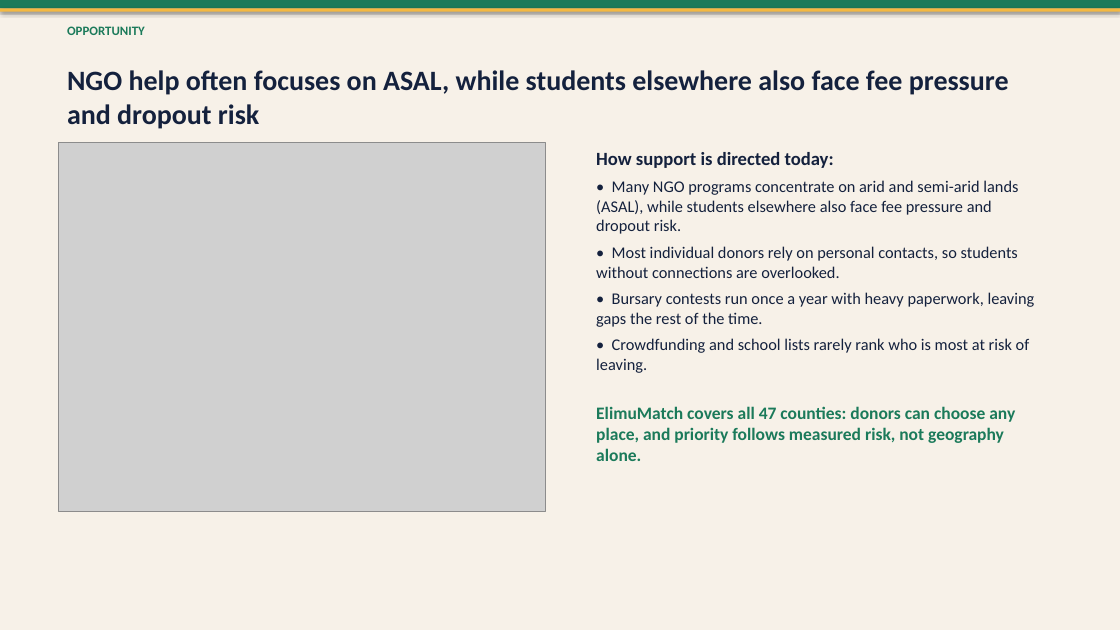
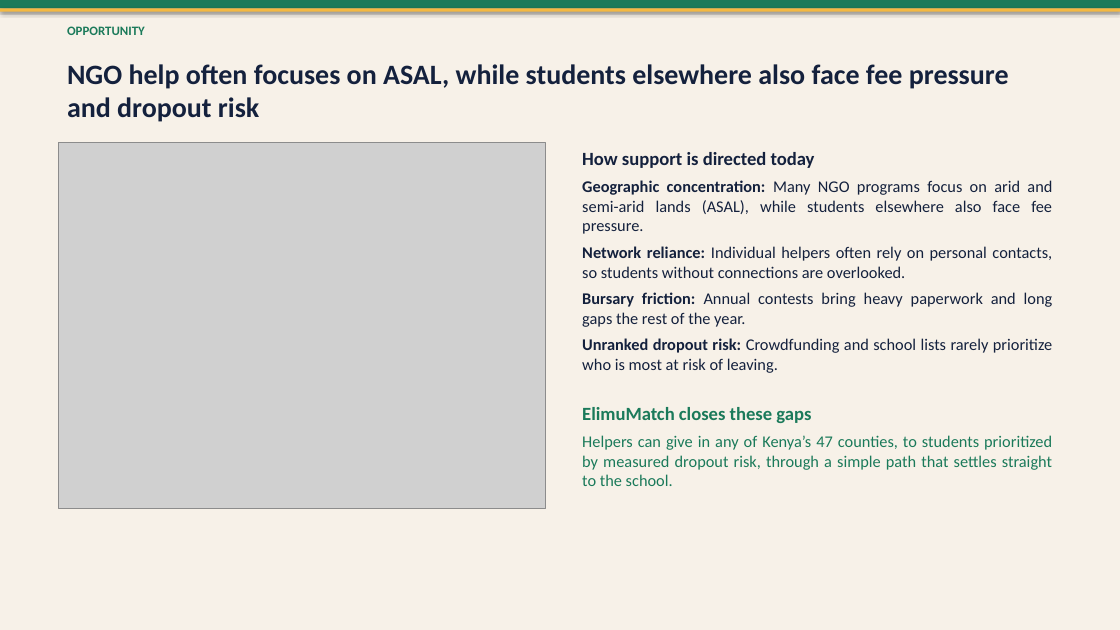
Before and after one commit to Jesyldah/ElimuMatch, a slide deck: slide 3 of ElimuMatch_Executive_Pitch.pptx. Drawn at 1120x630 pixels with LibreOffice and Linux fonts; fonts in the diff are those of the drawing; grey boxes stand for pictures. Boxes give left, top, right and bottom in pixels: in the first picture for what was removed or moved away, otherwise in the second. Text is boxed around its words. In the diff, an @@ line names an element or a change of style, - is before the commit and + after.

```diff
--- a/ElimuMatch_Executive_Pitch.pptx
+++ b/ElimuMatch_Executive_Pitch.pptx
@@ text "NGO help often focuses on ...": place and size @@
-text "NGO help often focuses on ..." at box(67, 70, 1009, 129)
+text "NGO help often focuses on ..." at box(67, 64, 1009, 122)
@@ text at box(582, 152, 1053, 486): text changed @@
-How support is directed today:
-• Many NGO programs concentrate on arid and semi-arid lands (ASAL), while students elsewhere also face fee pressure and dropout risk.
-• Most individual donors rely on personal contacts, so students without connections are overlooked.
-• Bursary contests run once a year with heavy paperwork, leaving gaps the rest of the time.
-• Crowdfunding and school lists rarely rank who is most at risk of leaving.
-ElimuMatch covers all 47 counties: donors can choose any place, and priority follows measured risk, not geography alone.
+How support is directed today
+Geographic concentration: Many NGO programs focus on arid and semi-arid lands (ASAL), while students elsewhere also face fee pressure.
+Network reliance: Individual helpers often rely on personal contacts, so students without connections are overlooked.
+Bursary friction: Annual contests bring heavy paperwork and long gaps the rest of the year.
+Unranked dropout risk: Crowdfunding and school lists rarely prioritize who is most at risk of leaving.
+ElimuMatch closes these gaps
+Helpers can give in any of Kenya’s 47 counties, to students prioritized by measured dropout risk, through a simple path that settles straight to the school.
```
Also in this commit, not shown: 9 other slides changed, 24 other files.
